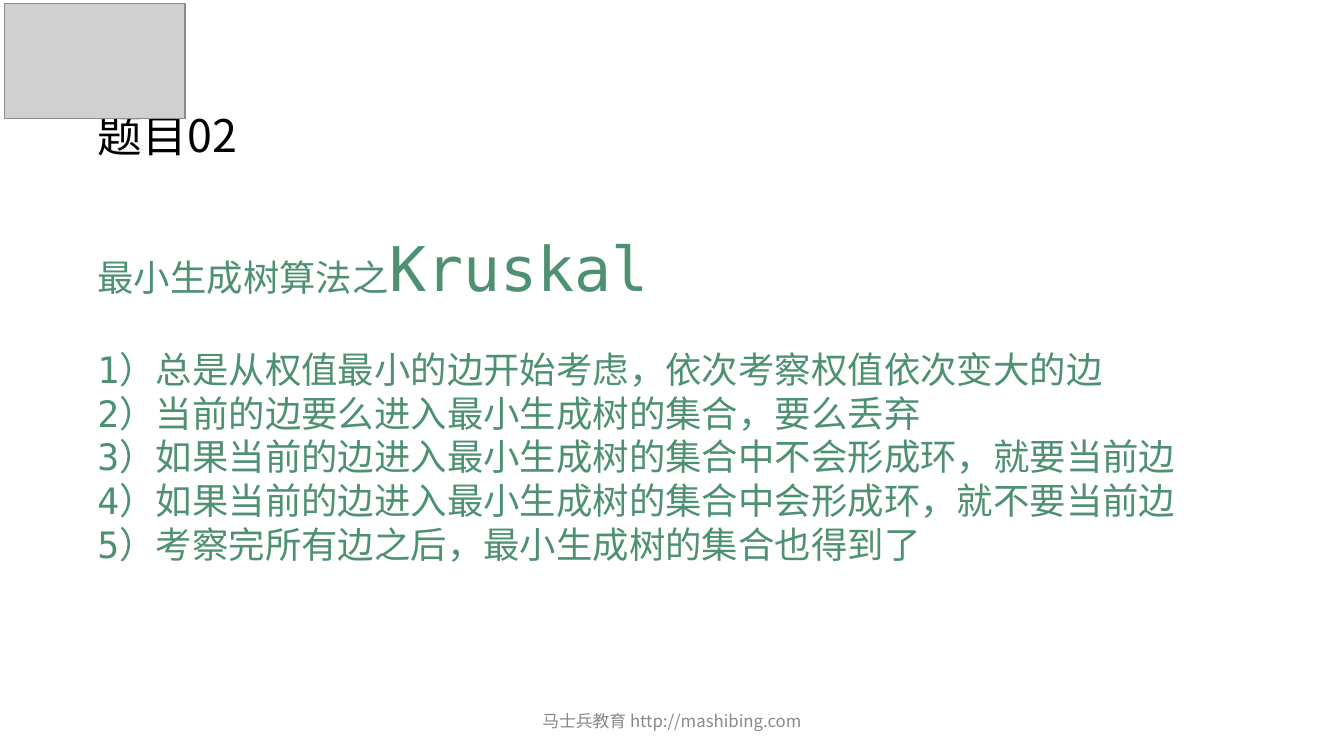
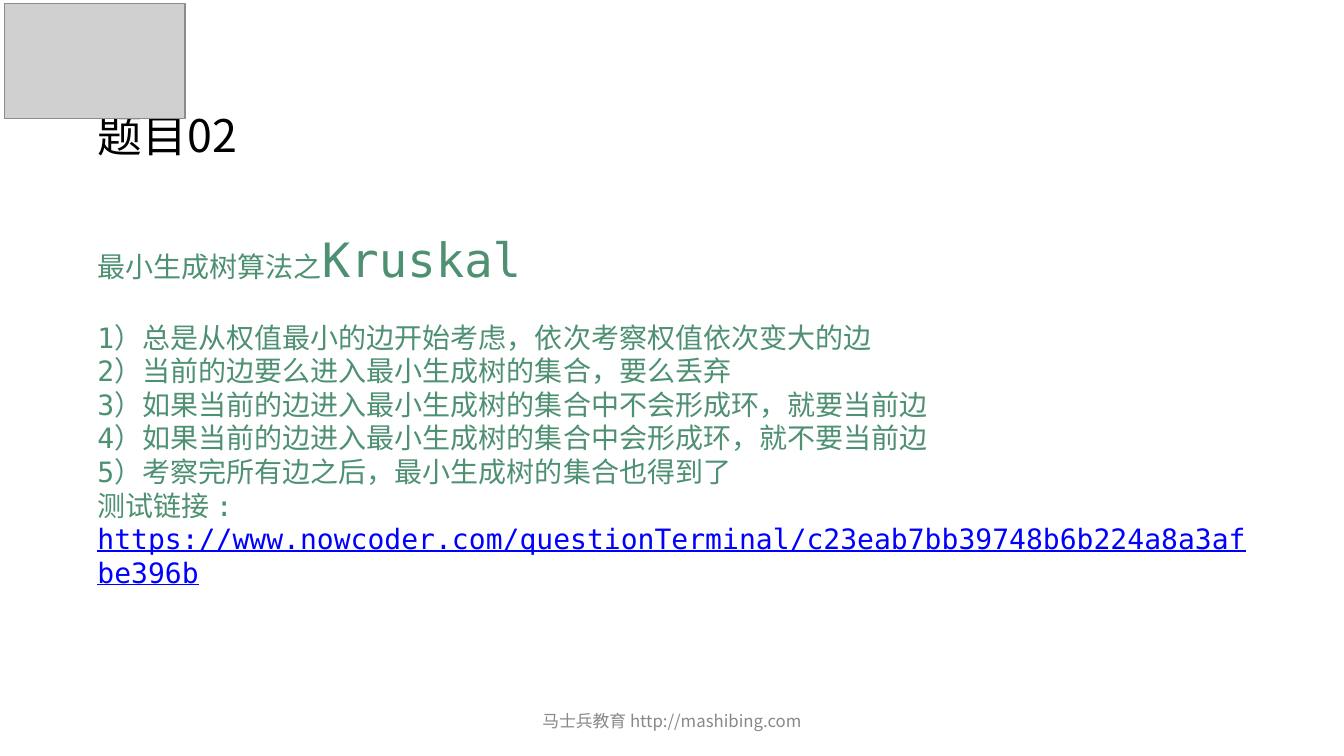
Before and after one commit to wblksheep/algorithm-zuo-msb-code, a slide deck: slide 4 of MCA算法突击课/第03期/ppt/powerpoint/第07节.pptx. Drawn at 1344x756 pixels with LibreOffice and Linux fonts; fonts in the diff are those of the drawing; grey boxes stand for pictures. Boxes give left, top, right and bottom in pixels: in the first picture for what was removed or moved away, otherwise in the second. Text is boxed around its words. In the diff, an @@ line names an element or a change of style, - is before the commit and + after.

```diff
--- a/MCA算法突击课/第03期/ppt/powerpoint/第07节.pptx
+++ b/MCA算法突击课/第03期/ppt/powerpoint/第07节.pptx
@@ text at box(97, 241, 927, 485): size 26 to 20 pt in "最小生成树算法之Kruskal", "1）总是从权值最小的边开始考虑，依次考察权值依次变大的边", "2）当前的边要么进入最小生成树的集合，要么丢弃", "3）如果当前的边进入最小生成树的集合中不会形成环，就要当前边" and 2 more places; size 44 to 33.9 pt in "最小生成树算法之Kruskal" @@
@@ text at box(97, 492, 1245, 555): paragraph added @@
+测试链接 : https://www.nowcoder.com/questionTerminal/c23eab7bb39748b6b224a8a3afbe396b
```
Also in this commit, not shown: 5 other slides changed, 3 other files.
